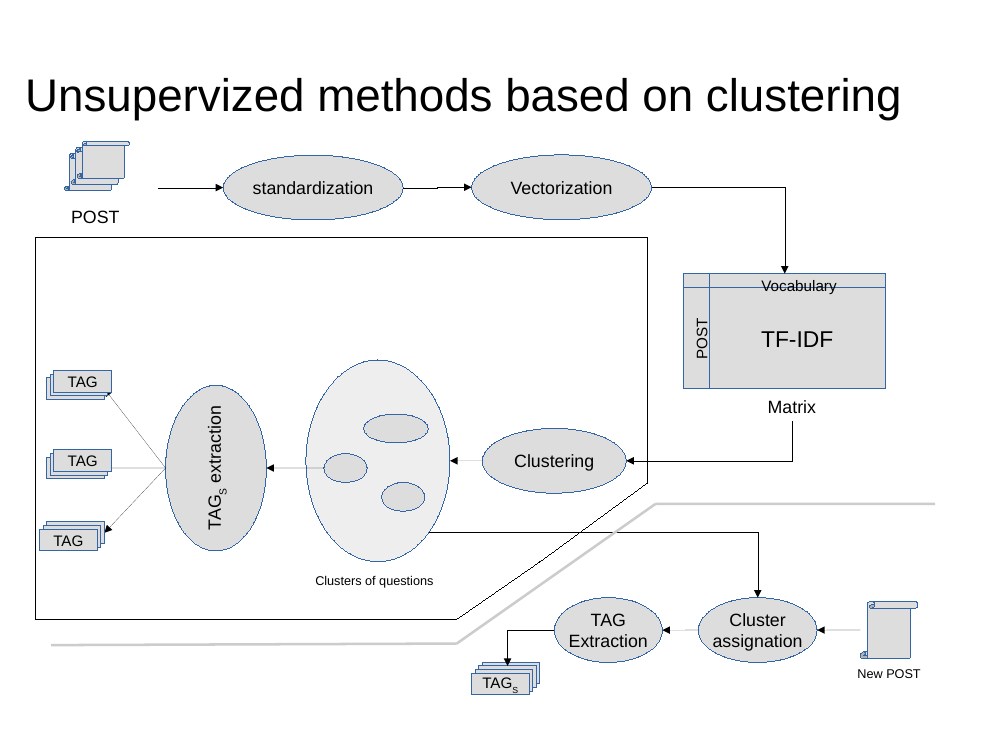
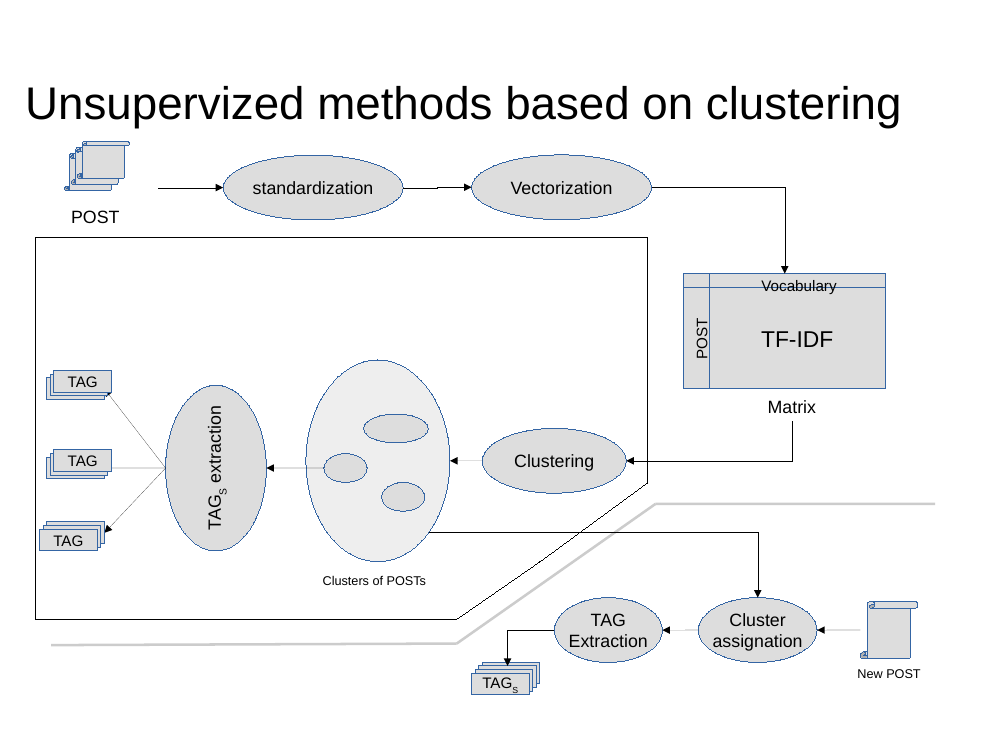
Before and after one commit to dataforcast/OC_Datascientist, a slide deck: slide 33 of P6/report/Openclassrooms_ParcoursDatascientist_P6-V1.odp. Drawn at 1008x756 pixels with LibreOffice and Linux fonts; fonts in the diff are those of the drawing; background and template pictures are left out. Boxes give left, top, right and bottom in pixels: in the first picture for what was removed or moved away, otherwise in the second. Text is boxed around its words. In the diff, an @@ line names an element or a change of style, - is before the commit and + after.

```diff
--- a/P6/report/Openclassrooms_ParcoursDatascientist_P6-V1.odp
+++ b/P6/report/Openclassrooms_ParcoursDatascientist_P6-V1.odp
@@ title "Unsupervized methods based on clustering": place and size @@
-title "Unsupervized methods based on clustering" at bbox=[25, 78, 902, 121]
+title "Unsupervized methods based on clustering" at bbox=[25, 86, 902, 128]
@@ text at bbox=[323, 576, 426, 585]: text changed @@
-Clusters of questions
+Clusters of POSTs
```
Also in this commit, not shown: 8 other slides changed, 1 slide added, 7 other files.
